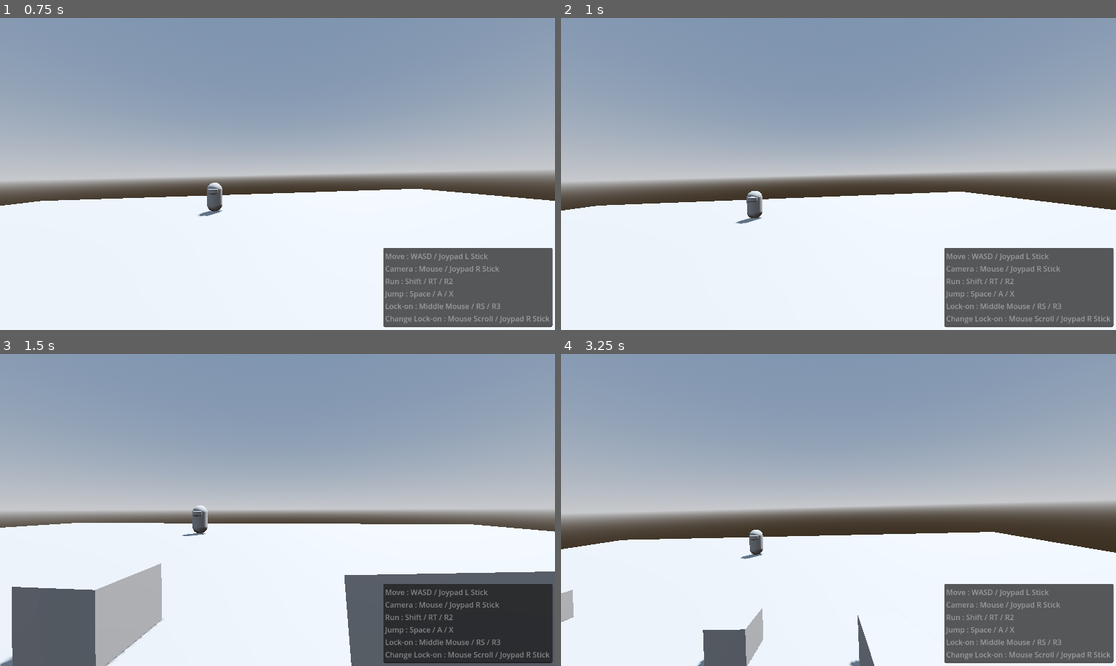
Above: before the commit, frames 1-4 (two rows, left to right).
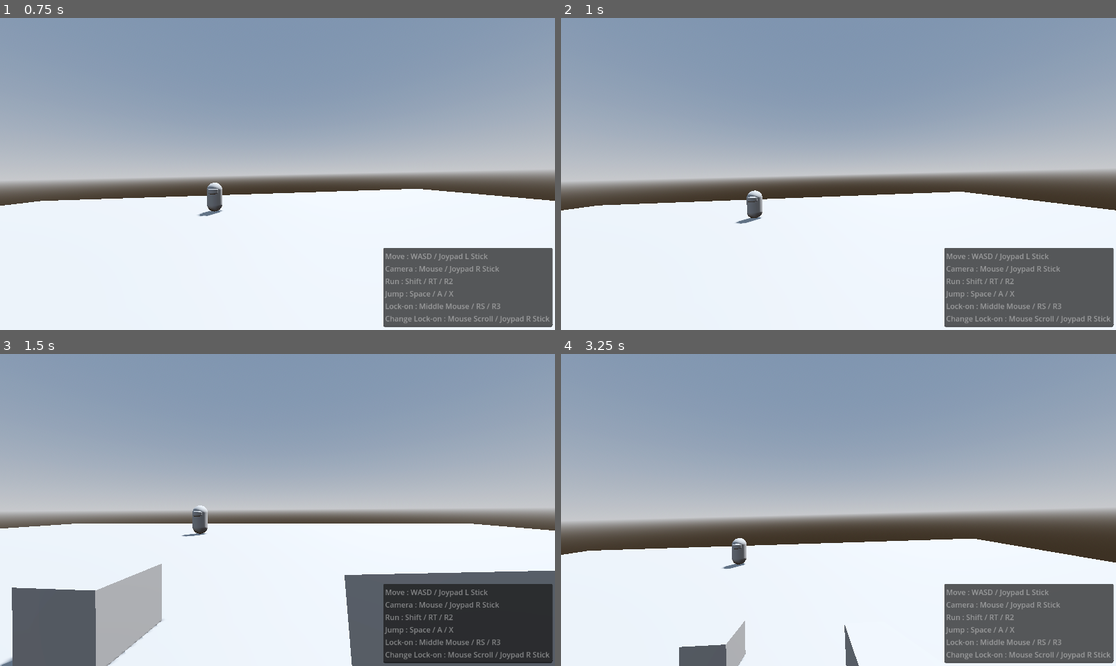
Above: after the commit, the same moments.

Repository: perrorovic/3d-game-concept
Game: Godot game, scene res://scene/main.tscn
Same seed, same stepped clock (60 frames per second), same inputs: the game is played once before the commit and once after it.
Inputs (mouse positions are in pixels of both pictures, inside the frame that each line leads up to):
- Up to frame 1 (0.75 s): tap Enter (ui_accept) at 0.5 s; move the mouse to (305, 174) at 0.52 s; hold D (mv_right) from 0.53 s (still down); hold Shift (mv_shift) from 0.53 s (still down)
- Up to frame 2 (1 s): keep holding D (mv_right); keep holding Shift (mv_shift); tap Enter (ui_accept) at 0.77 s; tap Alt (alt, bound only after the commit) at 0.8 s
- Up to frame 3 (1.5 s): move the mouse to (249, 510) at 1.27 s; release D (mv_right) at 1.28 s; release Shift (mv_shift) at 1.28 s; hold S (mv_backward) from 1.28 s (still down); tap Alt (alt, bound only after the commit) at 1.35 s
- Up to frame 4 (3.25 s): tap Enter (ui_accept) at 1.52, 2.75, 3.02 s; tap Shift (mv_shift) at 1.55, 2.85 s; move the mouse to (849, 503) at 2.02 s; release S (mv_backward) at 2.03 s; hold Alt (alt, bound only after the commit) 2.03-2.78 s; hold D (mv_right) from 2.03 s (still down); tap W (mv_foward) at 2.1 s; move the mouse to (832, 516) at 2.77 s

Frame 1 is identical in both runs. In frame 2, less than 0.1% of the frame differs, in the area x 0-100%, y 55-66%; in frame 3, 0.4%; in frame 4, 11%, in the area x 0-100%, y 47-100%.

Commit message:
Update : Alt - Free View Mode

Diff:
--- a/project.godot
+++ b/project.godot
@@ -95,6 +95,11 @@
 "events": [Object(InputEventJoypadMotion,"resource_local_to_scene":false,"resource_name":"","device":-1,"axis":2,"axis_value":-1.0,"script":null)
 ]
 }
+alt={
+"deadzone": 0.5,
+"events": [Object(InputEventKey,"resource_local_to_scene":false,"resource_name":"","device":-1,"window_id":0,"alt_pressed":false,"shift_pressed":false,"ctrl_pressed":false,"meta_pressed":false,"pressed":false,"keycode":0,"physical_keycode":4194328,"key_label":0,"unicode":0,"echo":false,"script":null)
+]
+}
 
 [input_devices]
 
--- a/scene/player.gd
+++ b/scene/player.gd
@@ -24,6 +24,7 @@
 @onready var joy_h_sens: float = Settings.joystick_h_sensitivity
 @onready var joy_v_sens: float = Settings.joystick_v_sensitivity
 
+var player_freeView: bool = false
 var player_targetLocked: bool = false
 var player_targetAvailable: bool
 var player_targetList: Array = []
@@ -35,7 +36,7 @@
 func _process(delta):
 	player_cameraTilt()
 	controller_cameraView()
-	player_targetLock(delta)
+
 
 func _physics_process(delta):
 	var input_direction = Input.get_vector("mv_left", "mv_right", "mv_foward", "mv_backward")
@@ -44,14 +45,29 @@
 	player_actionSprint(input_direction)
 	move_and_slide()
 	player_quit()
+	player_targetLock(delta)
 
 # First person camera for mouse and controller
 func _unhandled_input(event: InputEvent):
-	if Input.get_mouse_mode() == Input.MOUSE_MODE_CAPTURED:
+	if Input.get_mouse_mode() == Input.MOUSE_MODE_CAPTURED and player_freeView == false:
 		if event is InputEventMouseMotion:
 			rotate_y(rad_to_deg(-event.relative.x * 0.00005 * mouse_sens))
 			pivot.rotate_x(rad_to_deg(-event.relative.y * 0.00005 * mouse_sens))
 			pivot.rotation.x = clamp(pivot.rotation.x, deg_to_rad(-50), deg_to_rad(60))
+
+	# Enter free view mode
+	if Input.get_mouse_mode() == Input.MOUSE_MODE_CAPTURED and Input.is_action_pressed("alt"):
+		print("player on free View")
+		player_freeView = true
+		if event is InputEventMouseMotion:
+			camera.rotate_y(rad_to_deg(-event.relative.x * 0.00005 * mouse_sens))
+			camera.rotation_degrees.y = clamp(camera.rotation_degrees.y, -75,75)
+	# Exit free view mode
+	if Input.is_action_just_released("alt"):
+		camera_tiltTween()
+		player_freeView = false
+		print("player exited free View")
+
 	if event is InputEventJoypadMotion:
 		if event.get_axis() == JOY_AXIS_RIGHT_Y:
 			if abs(event.get_axis_value()) > joy_deadzone:
@@ -110,12 +126,15 @@
 
 func player_cameraTilt():
 	# Camera tilt to right is negative and left is positive
-	if Input.is_action_just_released("mv_left") or Input.is_action_just_released("mv_right"):
-		camera_tiltTween()
-	if Input.is_action_pressed("mv_left") and Input.is_action_pressed("mv_shift"):
-		camera_tiltTween(0.025) # Default value is 0.015
-	if Input.is_action_pressed("mv_right") and Input.is_action_pressed("mv_shift"):
-		camera_tiltTween(-0.025) # Default value is -0.015
+
+	# Camera will not tilt on free View -Kepponn 10-04-2024
+	if player_freeView == false:
+		if Input.is_action_just_released("mv_left") or Input.is_action_just_released("mv_right"):
+			camera_tiltTween()
+		if Input.is_action_pressed("mv_left") and Input.is_action_pressed("mv_shift"):
+			camera_tiltTween(0.025) # Default value is 0.015
+		if Input.is_action_pressed("mv_right") and Input.is_action_pressed("mv_shift"):
+			camera_tiltTween(-0.025) # Default value is -0.015
 
 func player_actionSprint(input_direction: Vector2):
 	if input_direction != Vector2.ZERO and Input.is_action_pressed("mv_shift"):
